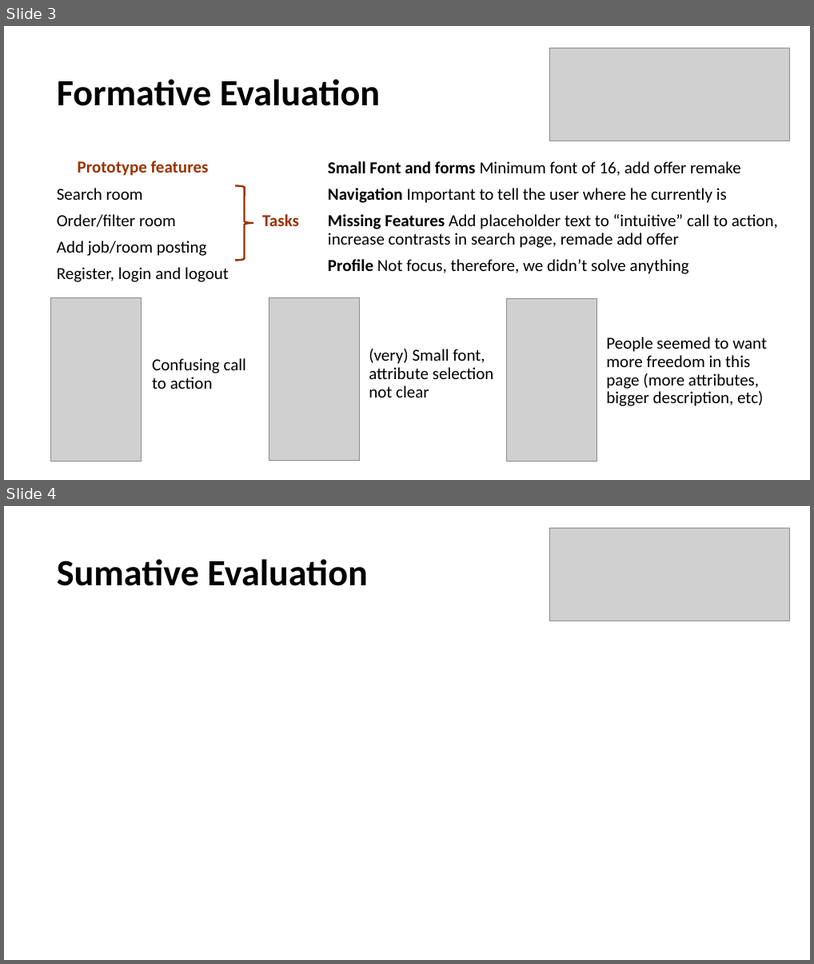
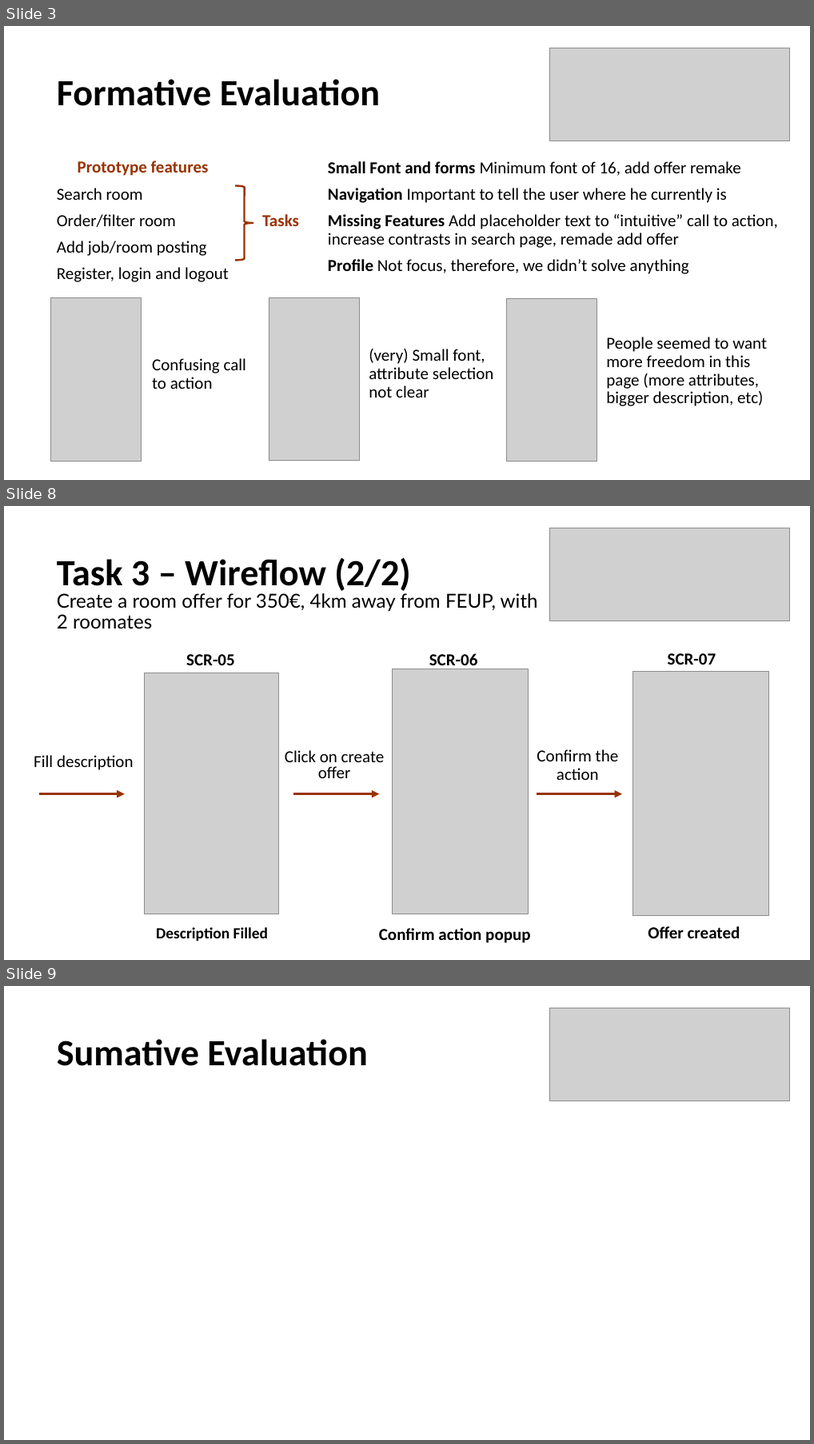
Before and after one commit to guilhermewastaken/HCI, a slide deck: Delivery 3/IPC.pptx. Shown one above the other, each under a label of ours: slides 3 and 4 before the commit, slides 3, 8 and 9 after it; the slides between them are not shown. The pictures are 814x964 and 814x1444 pixels, drawn with LibreOffice and Linux fonts; fonts in the diff are those of the drawing; grey boxes stand for pictures. Boxes give left, top, right and bottom in pixels: in the first picture for what was removed or moved away, otherwise in the second. Text is boxed around its words. In the diff, an @@ line names an element or a change of style, - is before the commit and + after.

Commit message:
Prototype’s Wireflow

```diff
--- a/Delivery 3/IPC.pptx
+++ b/Delivery 3/IPC.pptx
@@ slide 8 added at (x1=4, y1=506, x2=810, y2=960), background #FFFFFF @@
@@ picture added at (x1=550, y1=528, x2=790, y2=620) @@
@@ text added at (x1=57, y1=558, x2=410, y2=595), 44 pt, text #000000, bold @@
+Task 3 – Wireflow (2/2)
@@ text added at (x1=57, y1=593, x2=538, y2=629), 23 pt, text #000000 @@
+Create a room offer for 350€, 4km away from FEUP, with 2 roomates
@@ picture added at (x1=144, y1=673, x2=279, y2=914) @@
@@ text added at (x1=186, y1=654, x2=235, y2=665), 20 pt, text #000000, bold @@
+SCR-05
@@ picture added at (x1=392, y1=668, x2=528, y2=914) @@
@@ text added at (x1=430, y1=653, x2=478, y2=670), 20 pt, text #000000, bold @@
+SCR-06
@@ picture added at (x1=633, y1=671, x2=770, y2=916) @@
@@ text added at (x1=668, y1=653, x2=717, y2=664), 20 pt, text #000000, bold @@
+SCR-07
@@ text added at (x1=34, y1=755, x2=134, y2=770), 20 pt, text #000000 @@
+Fill description
@@ text added at (x1=285, y1=750, x2=385, y2=778), 20 pt, text #000000 @@
+Click on create offer
@@ text added at (x1=537, y1=749, x2=619, y2=780), 20 pt, text #000000 @@
+Confirm the action
@@ arrow added from (39, 794) to (124, 794), #993300 3 pt @@
@@ arrow added from (294, 794) to (380, 794), #993300 3 pt @@
@@ arrow added from (537, 794) to (622, 794), #993300 3 pt @@
@@ text added at (x1=156, y1=927, x2=268, y2=940), 18.5 pt, text #000000, bold @@
+Description Filled
@@ text added at (x1=379, y1=928, x2=530, y2=943), 20 pt, text #000000, bold @@
+Confirm action popup
@@ text added at (x1=648, y1=926, x2=741, y2=938), 20 pt, text #000000, bold @@
+Offer created
@@ what was slide 4 is now slide 9 @@
```
Also in this commit, not shown: 4 other slides added.
